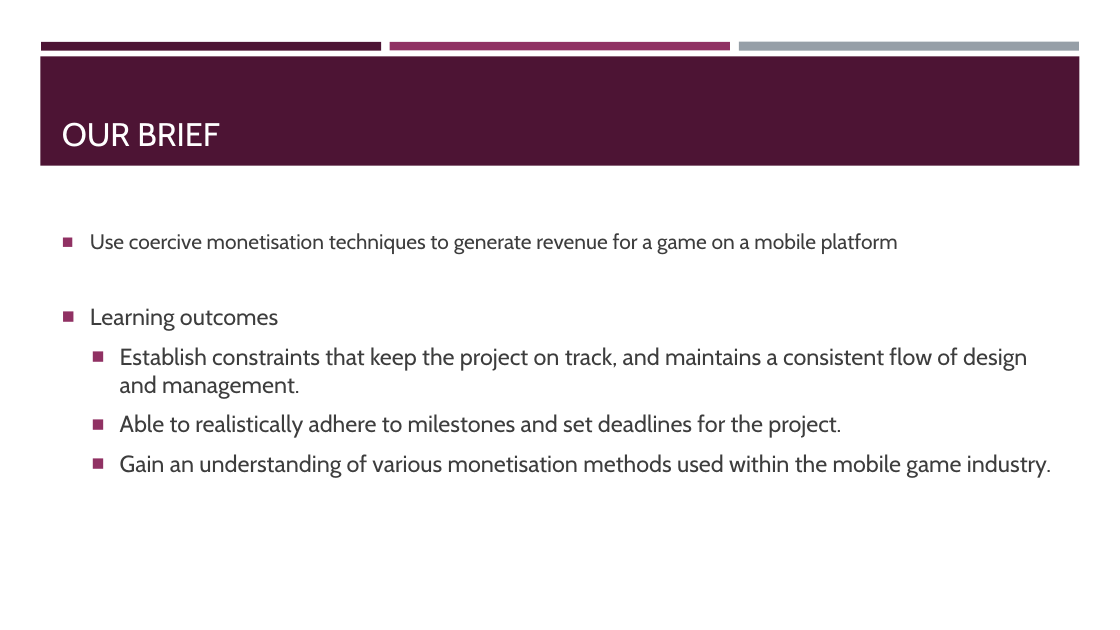
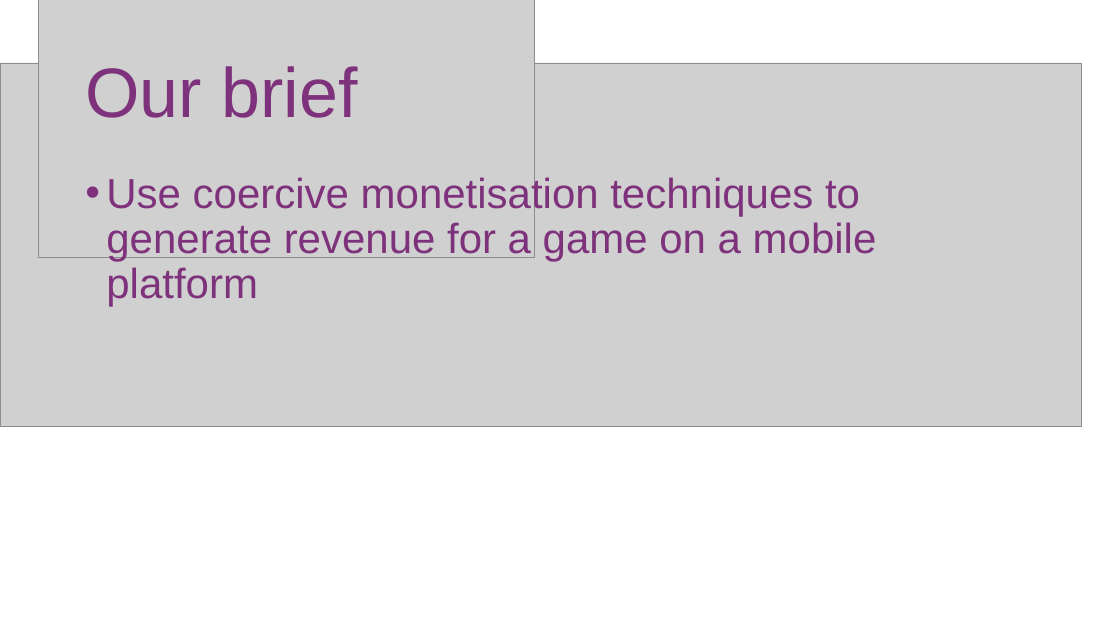
Before and after one commit to UoSGroupProjects1718/level-6-level-6-group-6, a slide deck: slide 2 of Presentations/Presentation1.pptx. Drawn at 1120x630 pixels with LibreOffice and Linux fonts; fonts in the diff are those of the drawing; grey boxes stand for pictures; background and template pictures are left out. Boxes give left, top, right and bottom in pixels: in the first picture for what was removed or moved away, otherwise in the second. Text is boxed around its words. In the diff, an @@ line names an element or a change of style, - is before the commit and + after.

Commit message:
Added alt powerpoint

```diff
--- a/Presentations/Presentation1.pptx
+++ b/Presentations/Presentation1.pptx
@@ picture added at (39, 0, 534, 257) @@
@@ rectangle removed at (40, 56, 1080, 166) @@
@@ rectangle removed at (41, 42, 381, 50) @@
@@ title "Our brief" at (85, 66, 357, 118): vertical alignment bottom to middle @@
@@ rectangle removed at (390, 42, 730, 50) @@
@@ rectangle removed at (739, 42, 1079, 51) @@
@@ picture added at (0, 63, 1082, 427) @@
@@ title at (85, 66, 357, 118): text changed; size 28 to 60 pt; font Cabin to Arial; text colour #FFFFFF to #7E327B @@
-OUR BRIEF
+Our brief
@@ text "Use coercive monetisation techniques to ...": place and size @@
-text "Use coercive monetisation techniques to ..." at (90, 233, 1051, 478)
+text "Use coercive monetisation techniques to ..." at (106, 174, 877, 307)
@@ text "Use coercive monetisation techniques to ..." at (106, 174, 877, 307): size 18 to 36 pt, font Cabin to Arial, text colour #3D3D3D to #7E327B; bullet ■ to •; line spacing 1 to 0.9; vertical alignment middle to top @@
@@ text at (90, 308, 1051, 478): paragraphs removed @@
-■ Learning outcomes
-  ■ Establish constraints that keep the project on track, and maintains a consistent flow of design and management.
-  ■ Able to realistically adhere to milestones and set deadlines for the project.
-  ■ Gain an understanding of various monetisation methods used within the mobile game industry.
```
Also in this commit, not shown: 4 other slides changed, 5 slides added, 6 slides removed.
